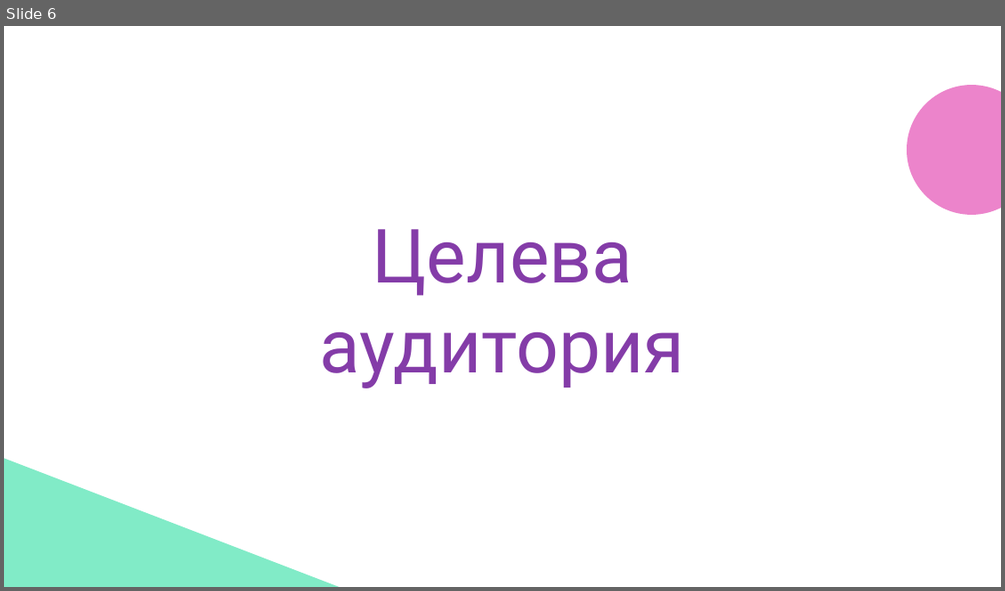
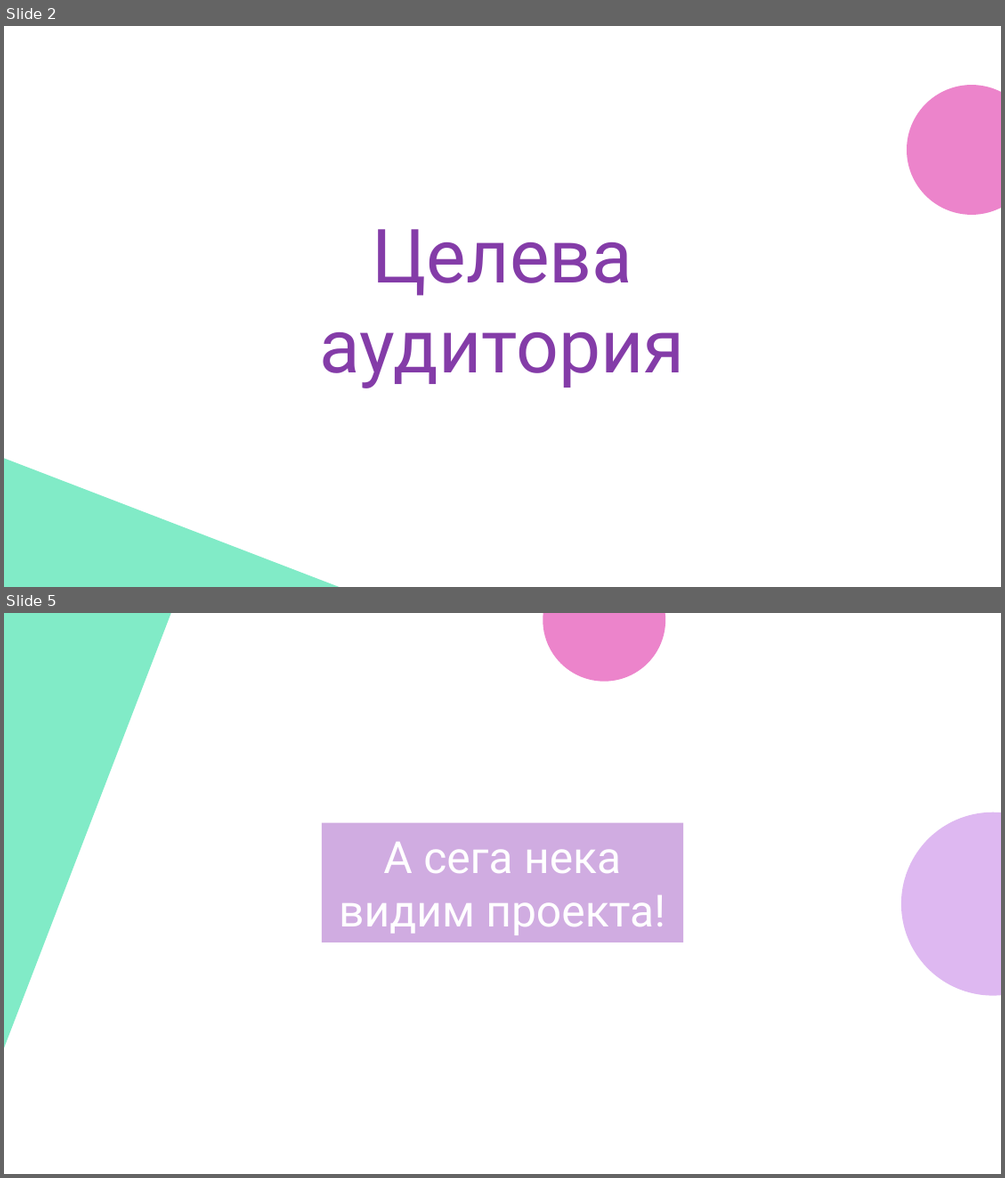
Before and after one commit to codingburgas/2223-otj-11-project-repo-csharp-ASStaykova19, a slide deck: Documents/Идея Практика Проект.pptx. Shown one above the other, each under a label of ours: slide 6 before the commit, slides 2 and 5 after it; the slides between them are not shown. The pictures are 1005x591 and 1005x1178 pixels, drawn with LibreOffice and Linux fonts; fonts in the diff are those of the drawing; background and template pictures are left out. Boxes give left, top, right and bottom in pixels: in the first picture for what was removed or moved away, otherwise in the second. Text is boxed around its words. In the diff, an @@ line names an element or a change of style, - is before the commit and + after.

```diff
--- a/Documents/Идея Практика Проект.pptx
+++ b/Documents/Идея Практика Проект.pptx
@@ slide 5 added at [4,613,1001,1174], background picture (left out) @@
@@ freeform shape added at [5,613,192,1048], fill #81EBC7 @@
@@ ellipse added at [542,613,665,681], fill #EC84CB @@
@@ title added at [322,822,684,942], fill #D0ACE1, 32 pt, text #FFFFFF @@
+А сега нека видим проекта!
@@ ellipse added at [901,812,1001,996], fill #DEB8F1 @@
@@ what was slide 6 is now slide 2 @@
```
Also in this commit, not shown: 5 slides changed, 1 other slide added, 1 slide removed.
